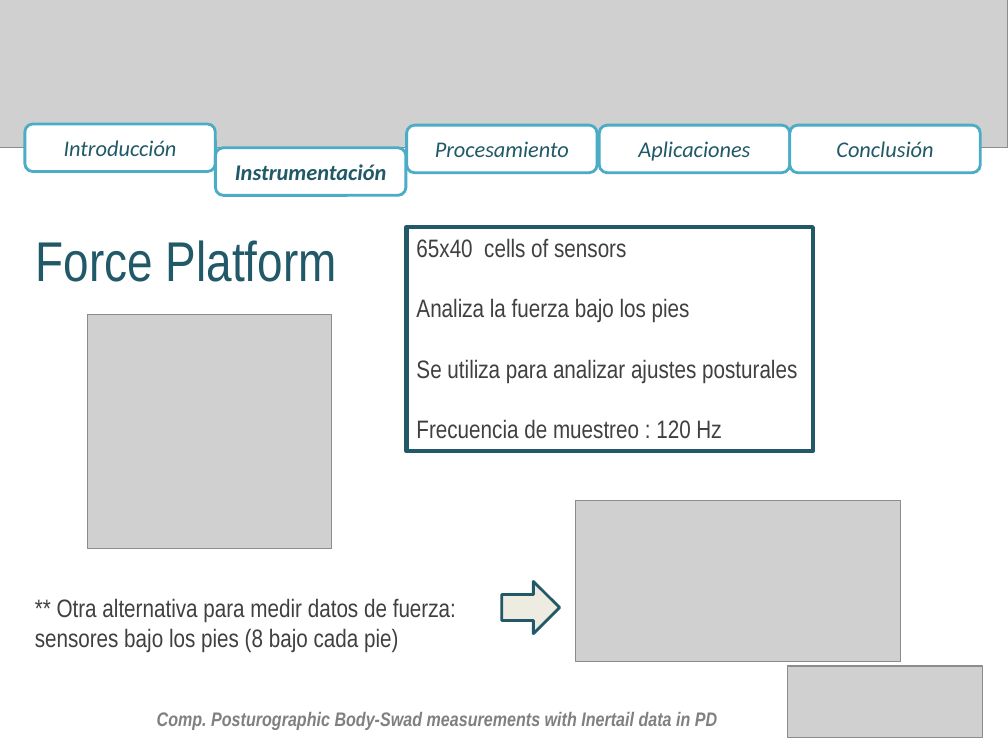
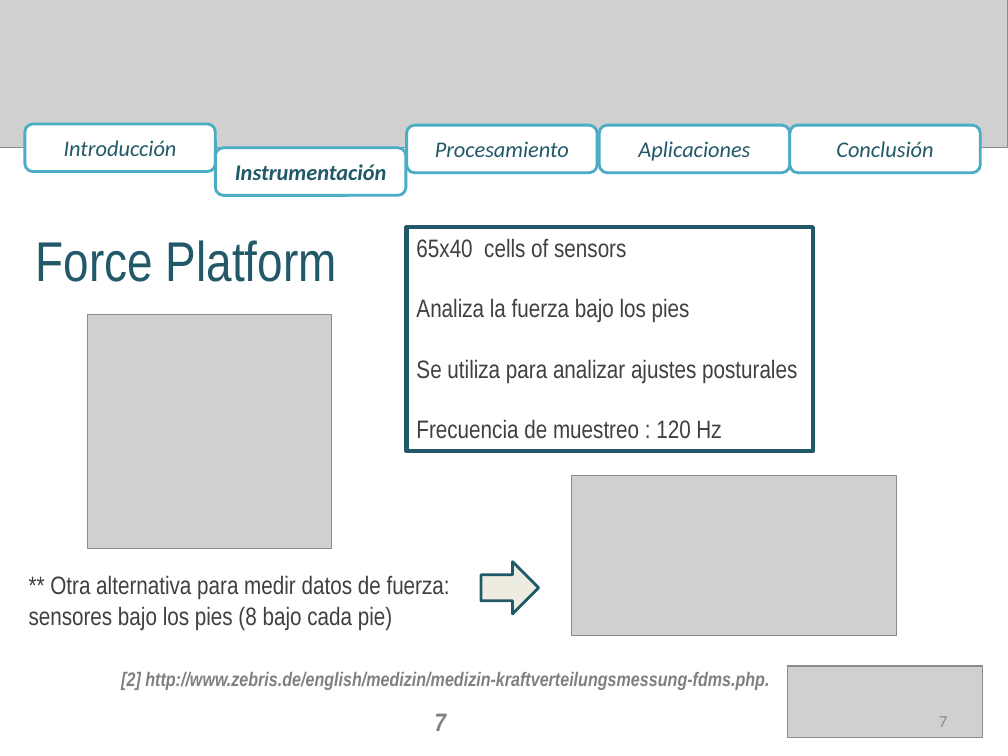
Before and after one commit to aolivares/APA, a slide deck: slide 7 of Documents/Project report Vero/Presentation/Presentation_V2.pptx. Drawn at 1008x756 pixels with LibreOffice and Linux fonts; fonts in the diff are those of the drawing; grey boxes stand for pictures. Boxes give left, top, right and bottom in pixels: in the first picture for what was removed or moved away, otherwise in the second. Text is boxed around its words. In the diff, an @@ line names an element or a change of style, - is before the commit and + after.

```diff
--- a/Documents/Project report Vero/Presentation/Presentation_V2.pptx
+++ b/Documents/Project report Vero/Presentation/Presentation_V2.pptx
@@ picture: place and size @@
-picture at [576,501,901,661]
+picture at [572,476,897,636]
@@ text "** Otra alternativa para medir ...": place and size @@
-text "** Otra alternativa para medir ..." at [35,598,456,653]
+text "** Otra alternativa para medir ..." at [29,575,450,631]
@@ right arrow: place and size @@
-right arrow at [502,582,559,634]
+right arrow at [481,561,538,614]
@@ text added at [121,672,769,690], 14 pt, text #808080, bold, italic @@
+[2] http://www.zebris.de/english/medizin/medizin-kraftverteilungsmessung-fdms.php.
@@ text removed at [157,712,717,730] @@
-Comp. Posturographic Body-Swad measurements with Inertail data in PD
@@ text added at [435,713,446,731], 18 pt, text #808080, bold, italic @@
+7
@@ page number added at [939,716,947,727], 12 pt, text #8C8C8C @@
+7
```
Also in this commit, not shown: 28 other slides changed, 1 other file.
